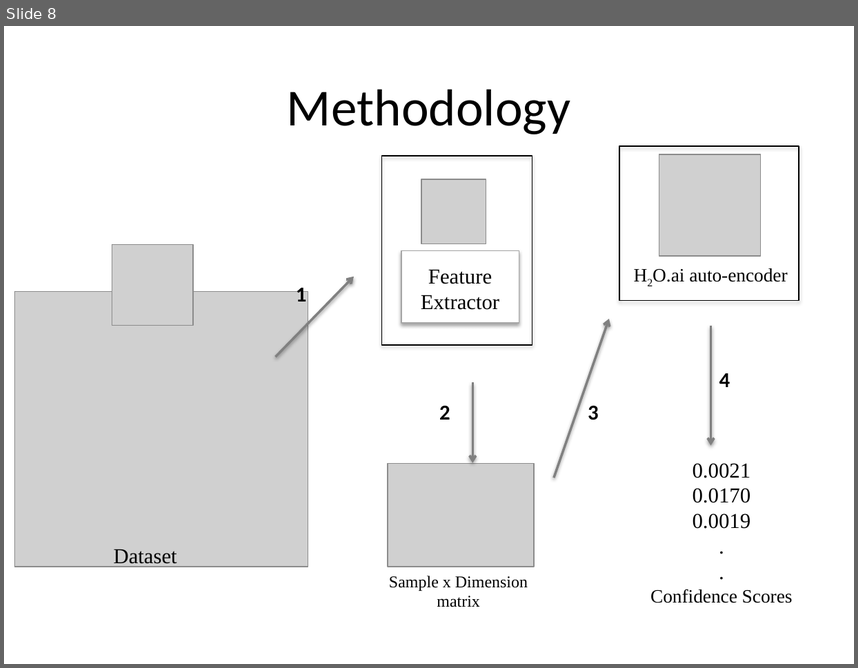
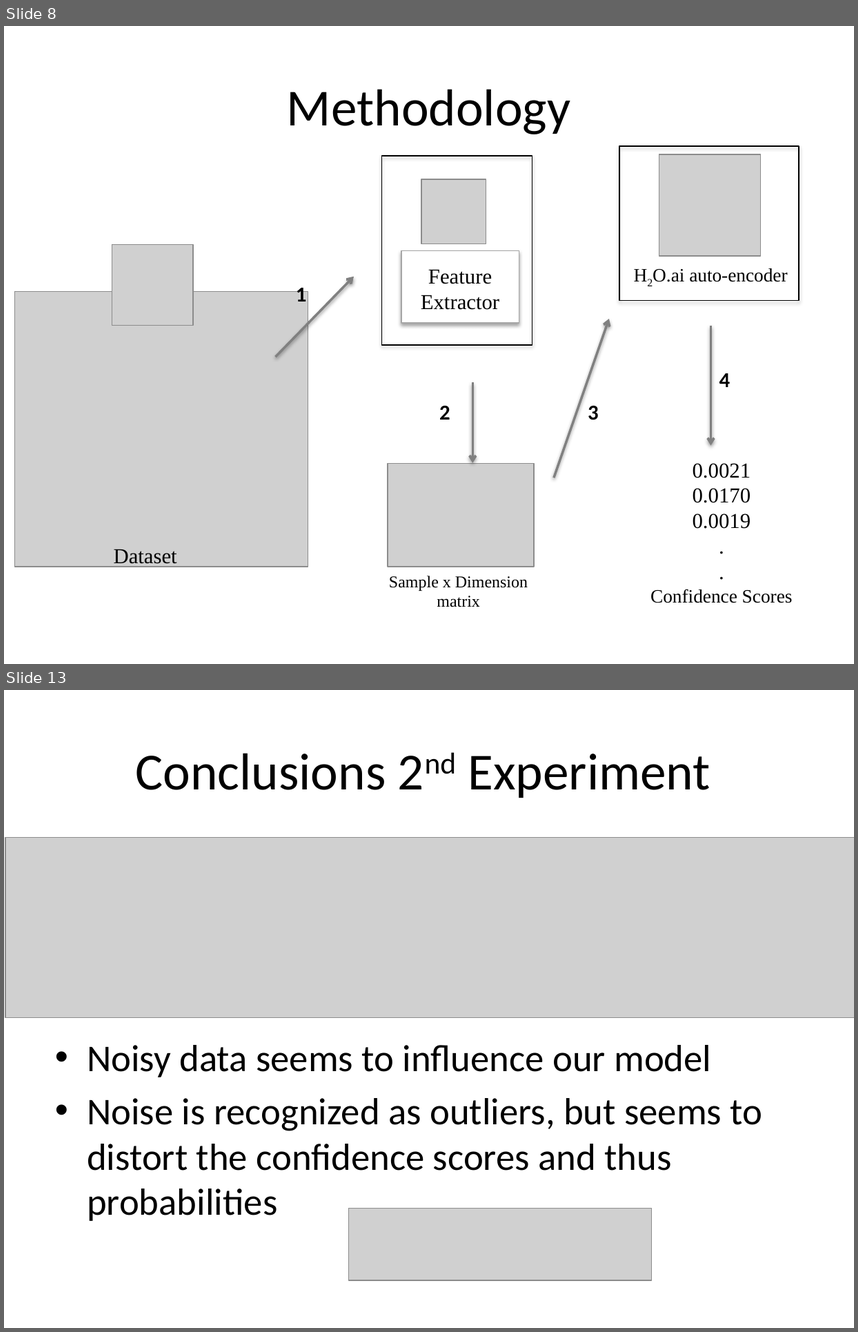
Before and after one commit to peterschrott/axa-driver-telematics, a slide deck: report/02-presentation/presentation.pptx. Shown one above the other, each under a label of ours: slide 8 before the commit, slides 8 and 13 after it; the slides between them are not shown. The pictures are 858x668 and 858x1332 pixels, drawn with LibreOffice and Linux fonts; fonts in the diff are those of the drawing; grey boxes stand for pictures. Boxes give left, top, right and bottom in pixels: in the first picture for what was removed or moved away, otherwise in the second. Text is boxed around its words. In the diff, an @@ line names an element or a change of style, - is before the commit and + after.

```diff
--- a/report/02-presentation/presentation.pptx
+++ b/report/02-presentation/presentation.pptx
@@ slide 13 added at (4, 690, 854, 1328), background #FFFFFF @@
@@ title added at (135, 753, 710, 798), 44 pt, text #000000 @@
+Conclusions 2nd Experiment
@@ picture added at (5, 838, 854, 1018) @@
@@ text added at (87, 1045, 763, 1221), 32 pt, text #000000 @@
+• Noisy data seems to influence our model
+• Noise is recognized as outliers, but seems to distort the confidence scores and thus probabilities
@@ picture added at (348, 1208, 652, 1280) @@
```
Also in this commit, not shown: 1 slide changed, 8 other slides added, 1 slide removed.
